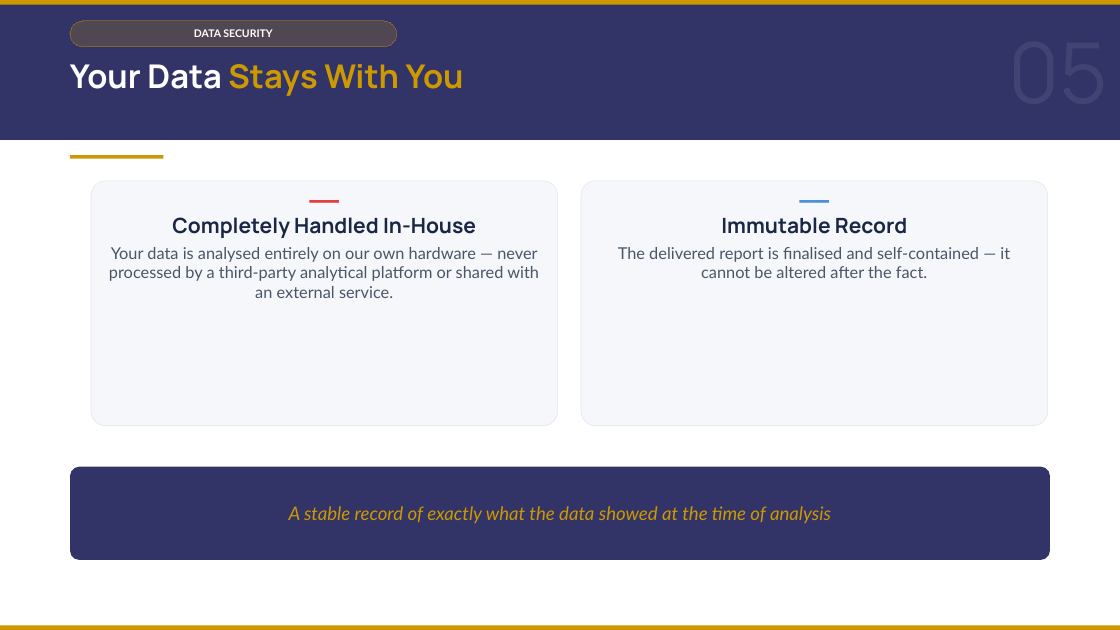
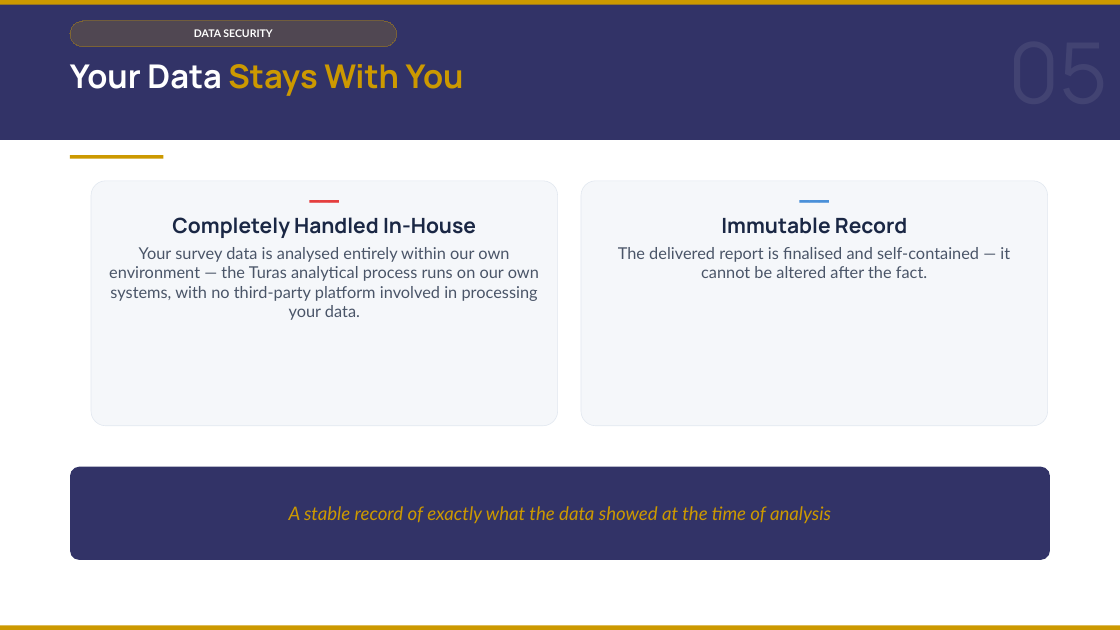
Before and after one commit to DuncanRBrett/Turas, a slide deck: slide 6 of docs/marketing/Introducing Turas to clients.pptx. Drawn at 1120x630 pixels with LibreOffice and Linux fonts; fonts in the diff are those of the drawing. Boxes give left, top, right and bottom in pixels: in the first picture for what was removed or moved away, otherwise in the second. Text is boxed around its words. In the diff, an @@ line names an element or a change of style, - is before the commit and + after.

```diff
--- a/docs/marketing/Introducing Turas to clients.pptx
+++ b/docs/marketing/Introducing Turas to clients.pptx
@@ text at (109, 247, 539, 320): text changed @@
-Your data is analysed entirely on our own hardware — never processed by a third-party analytical platform or shared with an external service.
+Your survey data is analysed entirely within our own environment — the Turas analytical process runs on our own systems, with no third-party platform involved in processing your data.
```
Also in this commit, not shown: 3 other files.
